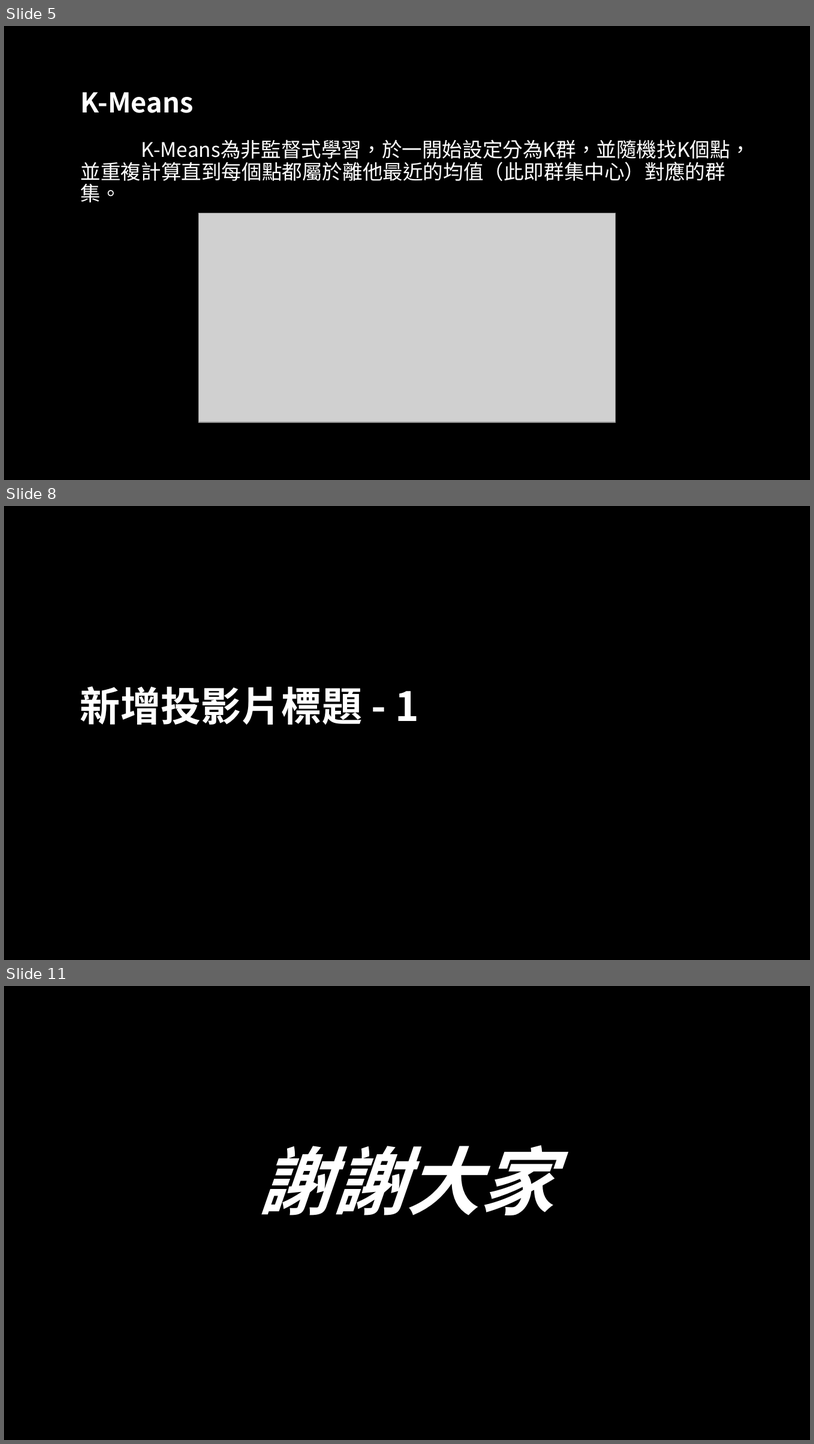
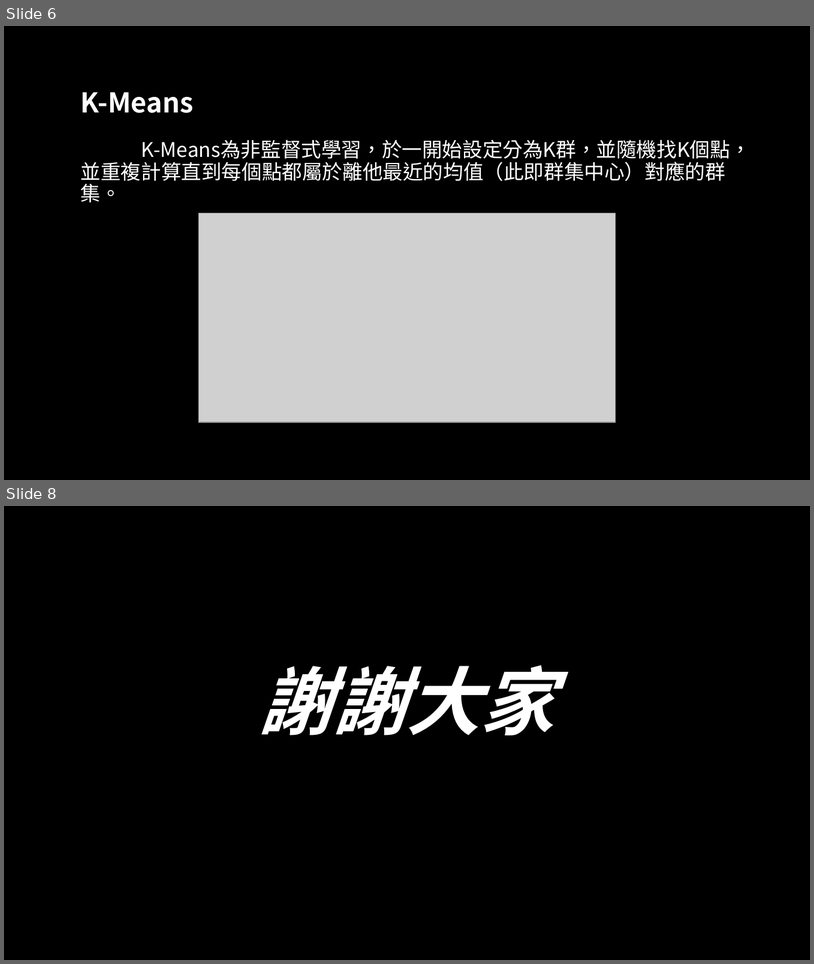
Before and after one commit to 105590023/BaseketballManager, a slide deck: 籃球秘書.pptx. Shown one above the other, each under a label of ours: slides 5, 8 and 11 before the commit, slides 6 and 8 after it; the slides between them are not shown. The pictures are 814x1444 and 814x964 pixels, drawn with LibreOffice and Linux fonts; fonts in the diff are those of the drawing; grey boxes stand for pictures; background and template pictures are left out. Boxes give left, top, right and bottom in pixels: in the first picture for what was removed or moved away, otherwise in the second. Text is boxed around its words. In the diff, an @@ line names an element or a change of style, - is before the commit and + after.

```diff
--- a/籃球秘書.pptx
+++ b/籃球秘書.pptx
@@ slide 8 removed at bbox=[4, 506, 810, 960], background picture (left out) @@
@@ title removed at bbox=[80, 686, 420, 724] @@
-新增投影片標題 - 1
@@ what was slide 5 is now slide 6 @@
@@ what was slide 11 is now slide 8 @@
```
Also in this commit, not shown: 2 slides added, 4 other slides removed, 2 other files.
